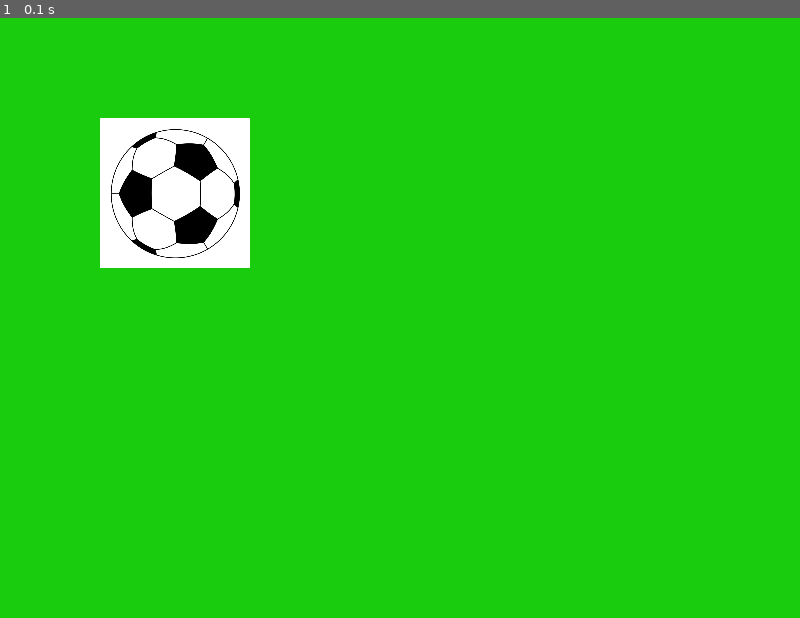
Above: before the commit, frame 1.
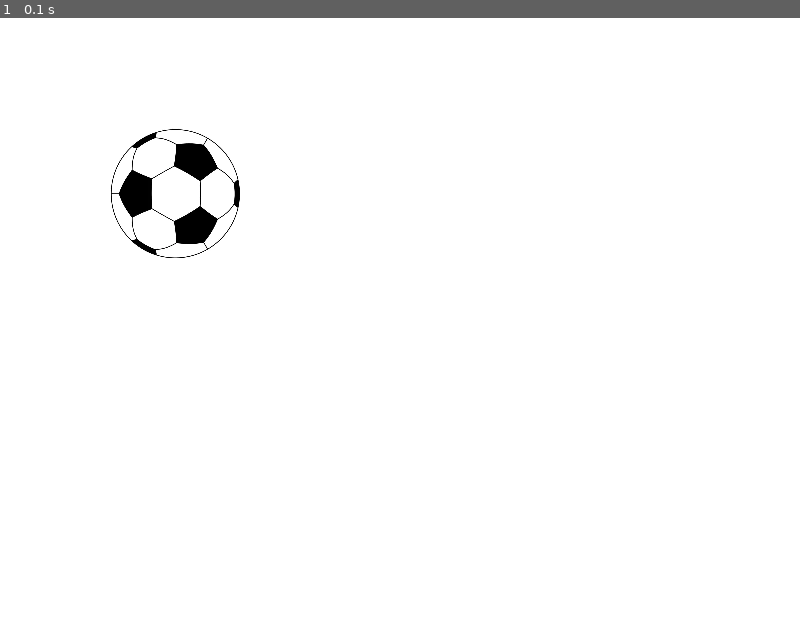
Above: after the commit, the same moment.

Repository: bhawesh2002/learning_path_to_PyGame
Game: pygame game, started from jumping obj/jumping_obj.py
Two runs of this game, one before a commit and one after it. Both use one fixed random seed, a clock stepped at 60 frames per second and the inputs below.
Inputs:
- Up to frame 1 (0.1 s): no input

The runs differ from the first frame. In frame 1, 95% of the frame differs, in the area x 0-100%, y 0-100%.

Commit message:
change screen color and set colorkey

Diff:
--- a/jumping obj/jumping_obj.py
+++ b/jumping obj/jumping_obj.py
@@ -11,8 +11,9 @@
 window = pygame.display.set_mode((width,height), pygame.RESIZABLE)
 soccer_ball = pygame.image.load(os.path.join('jumping obj','Assets','soccer-ball.jpg')).convert()
 soccer_ball_scaled = pygame.transform.scale(soccer_ball, (150,150))
+soccer_ball_scaled.set_colorkey((255,255,255))
 while(True):
-    window.fill((25,205,14))  # fill the screen with a light green color
+    window.fill((255,255,255))  # fill the screen with a light green color
     window.blit(soccer_ball_scaled, (100,100))
     pygame.display.update()
     for event in pygame.event.get():
